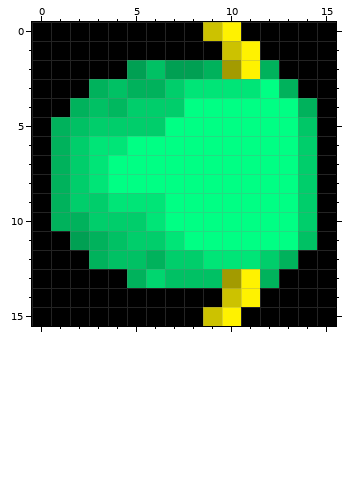
One commit to this pixel-art sprite: PA9/assets/CEN_8BODY.png. Above is the file before it was changed.
The file is 16x16 pixels. Colours within 5 levels of each other are drawn and written as one.
Now the later version:
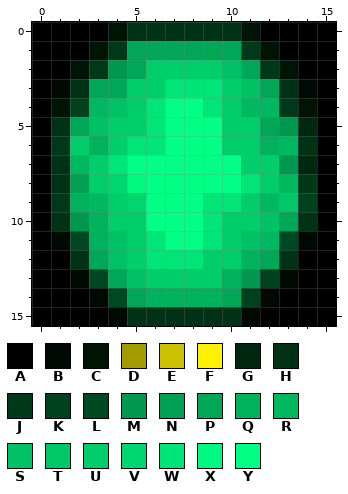
Palette (. is transparent): A #000000  B #000a02  C #001406  D #a39b00  E #ccc200  F #fff200  G #002810  H #003215  J #00391a  K #00421e  L #004822  M #00974e  N #00a053  P #00a756  Q #00b25c  R #00b85f  S #00c164  T #00c767  U #00ce6b  V #00d66f  W #00e577  X #00f980  Y #00ff84
Author's note on the commit: Get CentipedeBody working
Difference:
y 0: x 4..11 AAAAAEFA -> CHHHHHHC
y 1: x 3..12 AAAAAAAEFA -> CJPPPPPPJC
y 2: x 2..13 AAANSNNQDFQA -> CJMPUUUUSPJC
y 3: x 1..7 AAQSQQU -> BHPPUUW; x 10..14 WWYQA -> USPHB
y 4: x 1..4 AQSR -> CKRS; x 6..7 UU -> WY; x 9..14 YYYYYQ -> WURRJC
y 5: x 1..3 QSU -> HPS; x 6 U -> W; x 10..14 YYYYT -> UUPMG
y 6: x 1 Q -> J; x 3..6 WWYY -> QUWW; x 10..14 YYYYU -> UUQRH
y 7: x 1..4 QUWY -> HRUW; x 11..14 YYYU -> UUMG
y 8: x 1..5 QUWYY -> HNUVX; x 11..14 YYYU -> WURJ
y 9: x 1..6 QUUWWW -> JQRUVY; x 9..14 YYYYYU -> WWURTK
y 10: x 1..3 QQU -> HMQ; x 6 W -> Y; x 9..14 YYYYYU -> WUUSPH
y 11: x 1..2 AN -> BL; x 6..7 UW -> WY; x 9..14 YYYYYS -> WUSRLB
y 12: x 2..3 AQ -> HP; x 5..13 SQUUWWWUQ -> UWWWUUQPH
y 13: x 2..13 AAAQVSSSDFQA -> BLPSUUUUQMKB
y 14: x 3..12 AAAAAAAEFA -> BLPQQQQPKB
y 15: x 4..11 AAAAAEFA -> BHHHHHHB
Pixel boxes of the changes (left, top, right, bottom) in both pictures:
changed: (51, 22, 317, 326)
